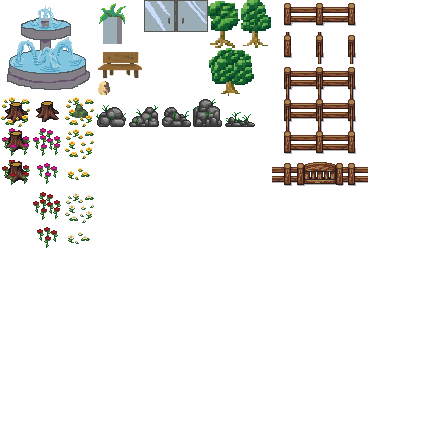
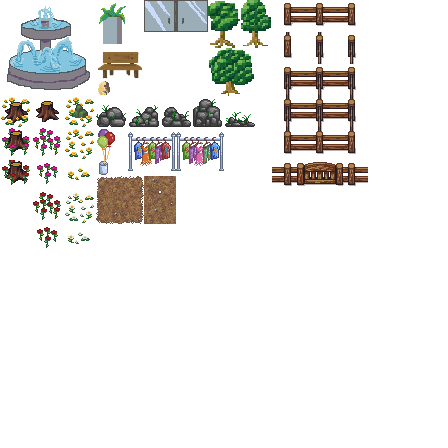
The second (448, 448) image is a revision of the first. Changes to its layers:
added layer "Layer 11" above "Layer 10" over <box>96,176,176,224</box>
added layer "Layer 10" above "Layer 9" over <box>176,132,224,171</box>
added layer "Layer 9" above "Layer 8" over <box>128,132,176,171</box>
added layer "Layer 8" above "Layer 7" over <box>97,129,115,175</box>
